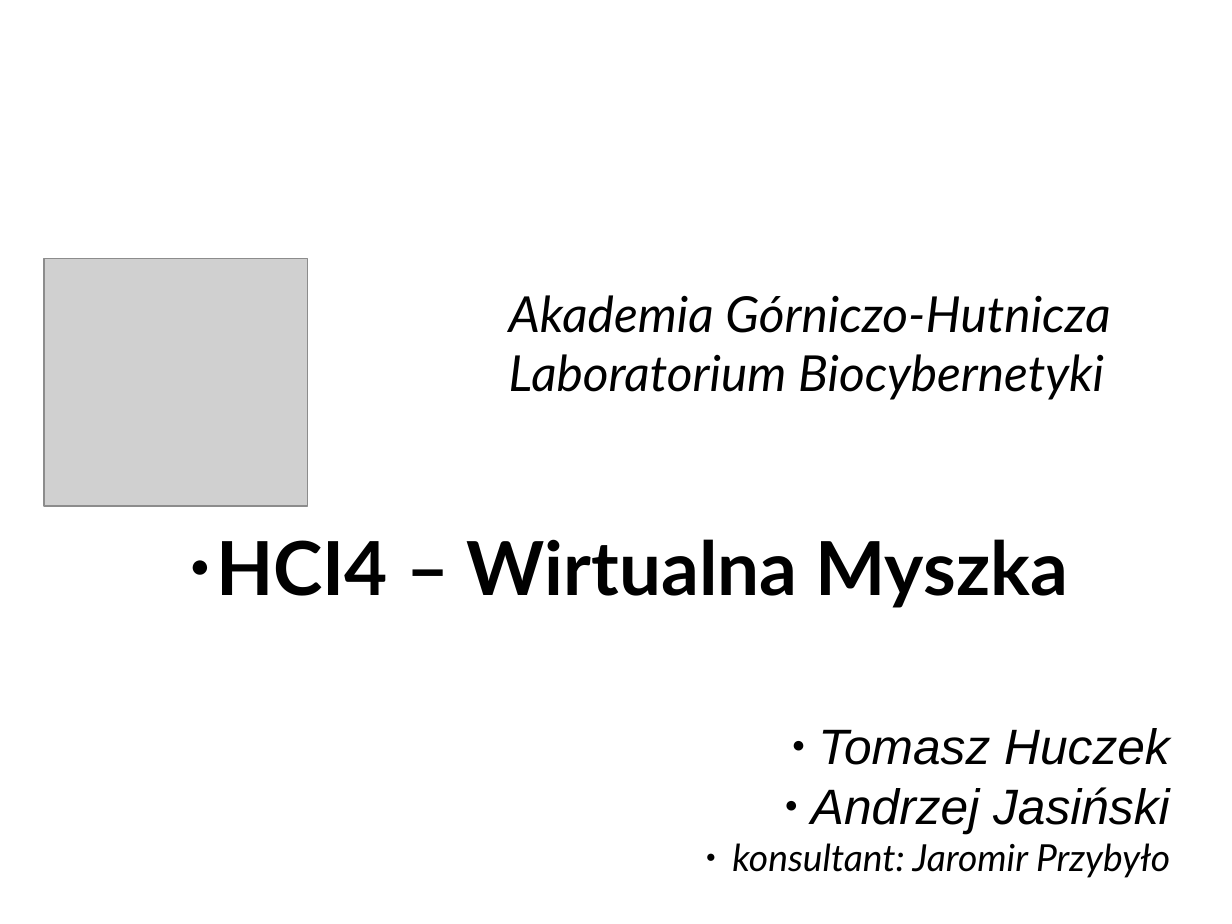
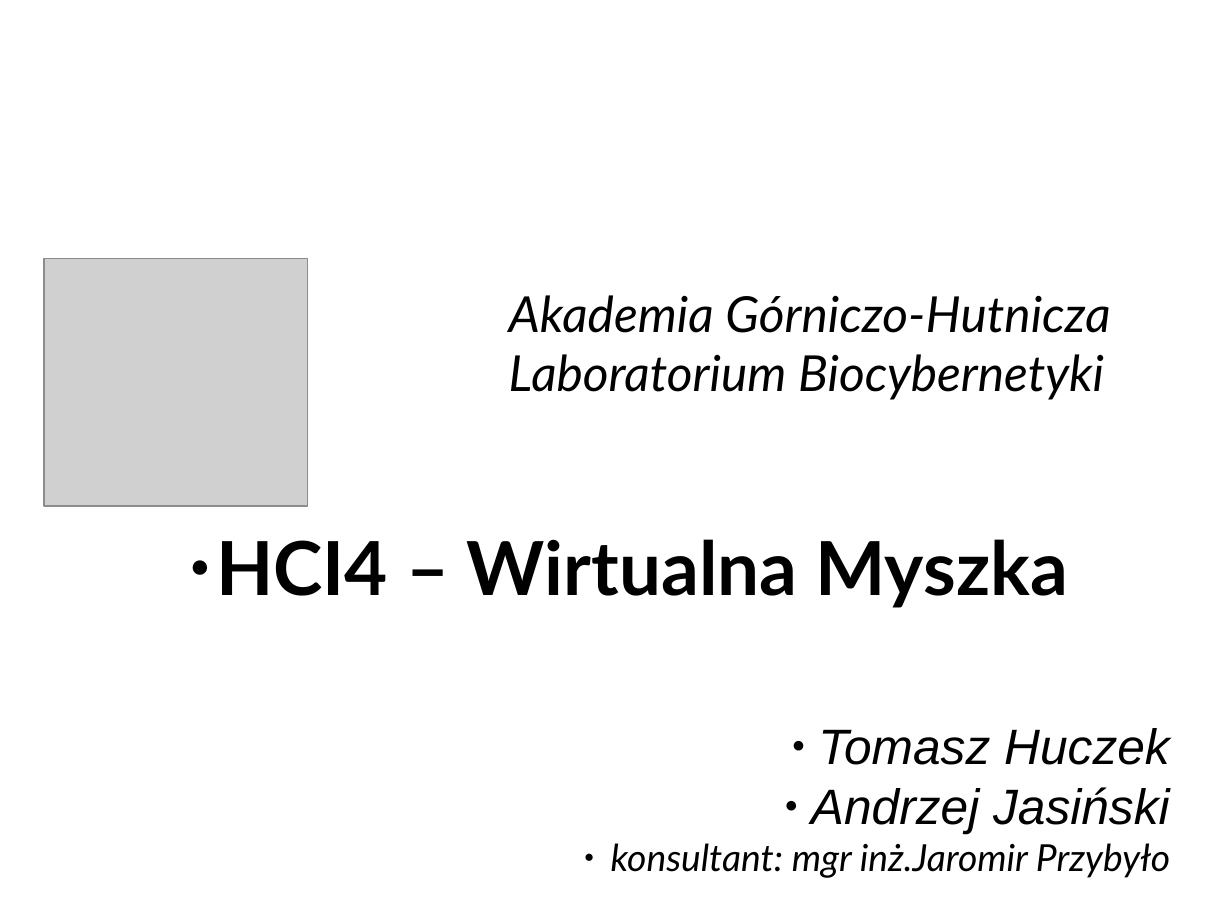
Before and after one commit to hateom/si-air, a slide deck: slide 1 of doc/prezentacja_v2.odp. Drawn at 1232x924 pixels with LibreOffice and Linux fonts; fonts in the diff are those of the drawing; grey boxes stand for pictures; background and template pictures are left out. Boxes give left, top, right and bottom in pixels: in the first picture for what was removed or moved away, otherwise in the second. Text is boxed around its words. In the diff, an @@ line names an element or a change of style, - is before the commit and + after.

```diff
--- a/doc/prezentacja_v2.odp
+++ b/doc/prezentacja_v2.odp
@@ subtitle at bbox=[611, 843, 1170, 878]: text changed @@
-  ● konsultant: Jaromir Przybyło
+  ● konsultant: mgr inż.Jaromir Przybyło
```
Also in this commit, not shown: 2 other slides changed.
